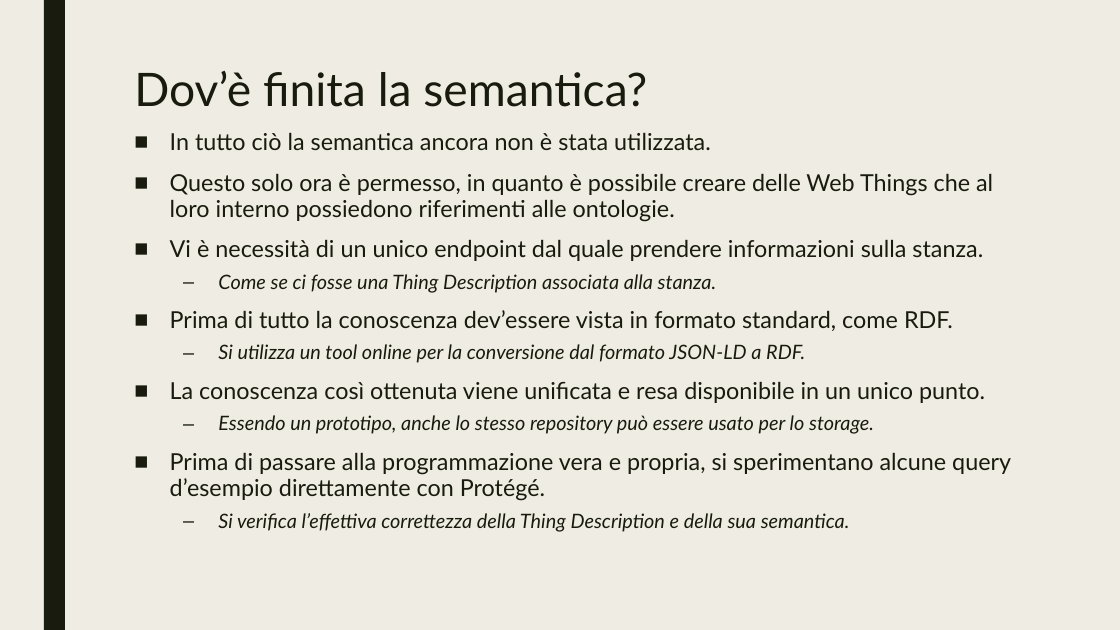
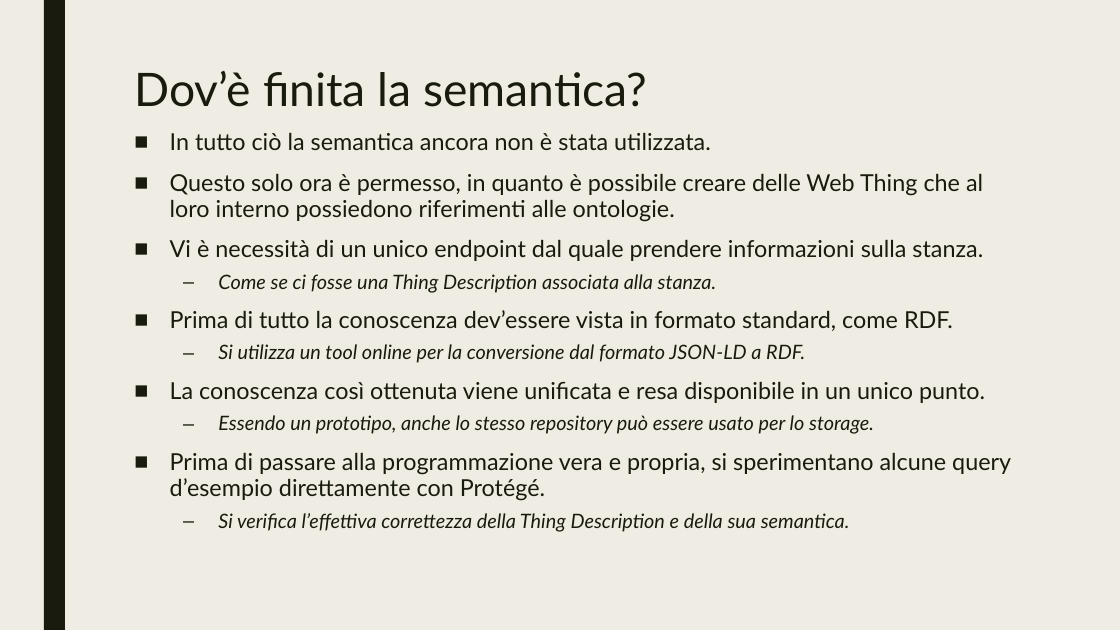
Before and after one commit to Martinocom/pervasive-semantic-exam, a slide deck: slide 24 of doc/Presentation.pptx. Drawn at 1120x630 pixels with LibreOffice and Linux fonts; fonts in the diff are those of the drawing. Boxes give left, top, right and bottom in pixels: in the first picture for what was removed or moved away, otherwise in the second. Text is boxed around its words. In the diff, an @@ line names an element or a change of style, - is before the commit and + after.

```diff
--- a/doc/Presentation.pptx
+++ b/doc/Presentation.pptx
@@ text at [170,173,983,222]: text changed @@
-■ Questo solo ora è permesso, in quanto è possibile creare delle Web Things che al loro interno possiedono riferimenti alle ontologie.
+■ Questo solo ora è permesso, in quanto è possibile creare delle Web Thing che al loro interno possiedono riferimenti alle ontologie.
```
Also in this commit, not shown: 14 other slides changed, 8 slides added.
